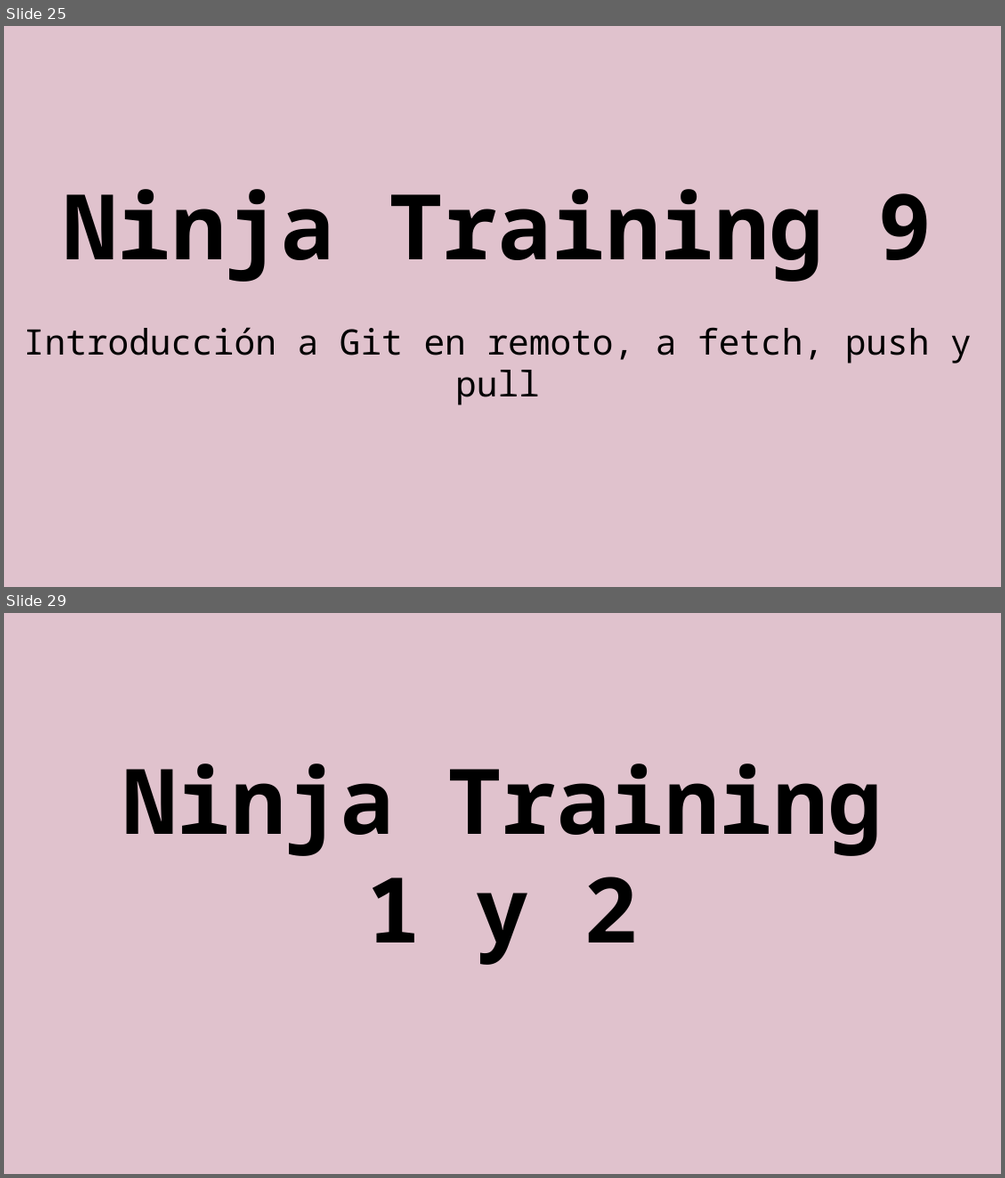
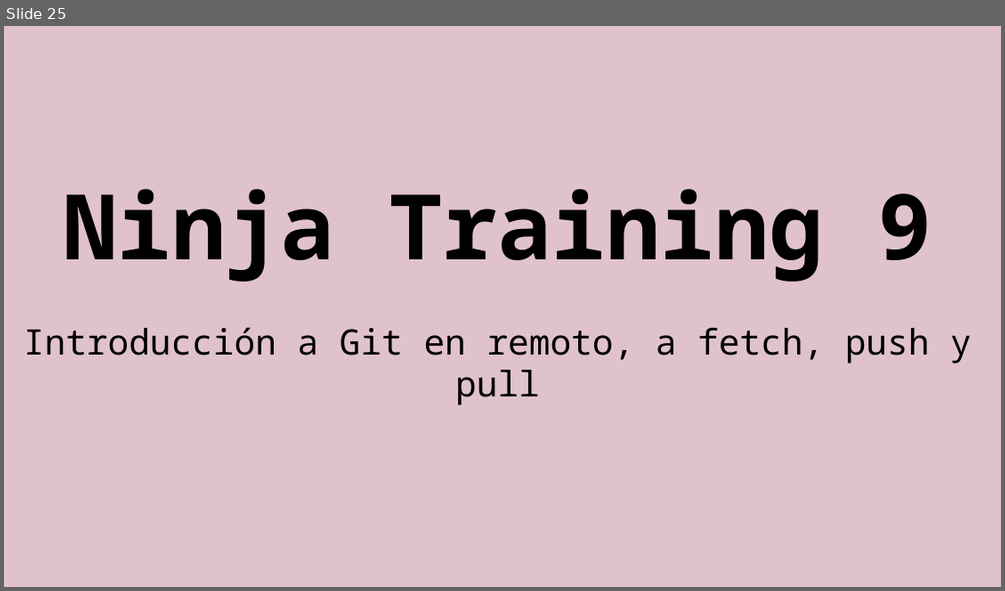
Before and after one commit to rgmf/eed2425, a slide deck: ut/02_control_de_versiones/presentacion/03_git_remoto.odp. Shown one above the other, each under a label of ours: slides 25 and 29 before the commit, slide 25 after it; the slides between them are not shown. The pictures are 1005x1178 and 1005x591 pixels, drawn with LibreOffice and Linux fonts; fonts in the diff are those of the drawing. Boxes give left, top, right and bottom in pixels: in the first picture for what was removed or moved away, otherwise in the second. Text is boxed around its words. In the diff, an @@ line names an element or a change of style, - is before the commit and + after.

```diff
--- a/ut/02_control_de_versiones/presentacion/03_git_remoto.odp
+++ b/ut/02_control_de_versiones/presentacion/03_git_remoto.odp
@@ slide 29 removed at (4, 613, 1001, 1174), background #E0C2CD @@
@@ subtitle removed at (122, 763, 882, 965) @@
-Ninja Training
-1 y 2
```
Also in this commit, not shown: 1 slide changed, 2 slides added, 4 other slides removed, 1 other file.
